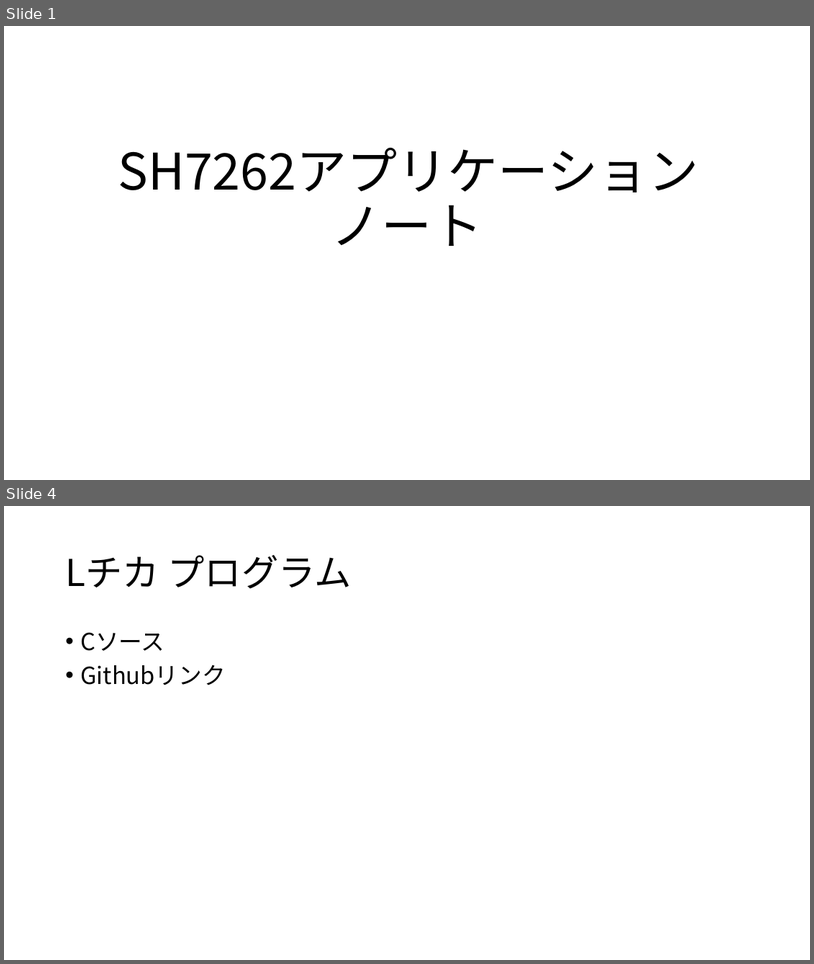
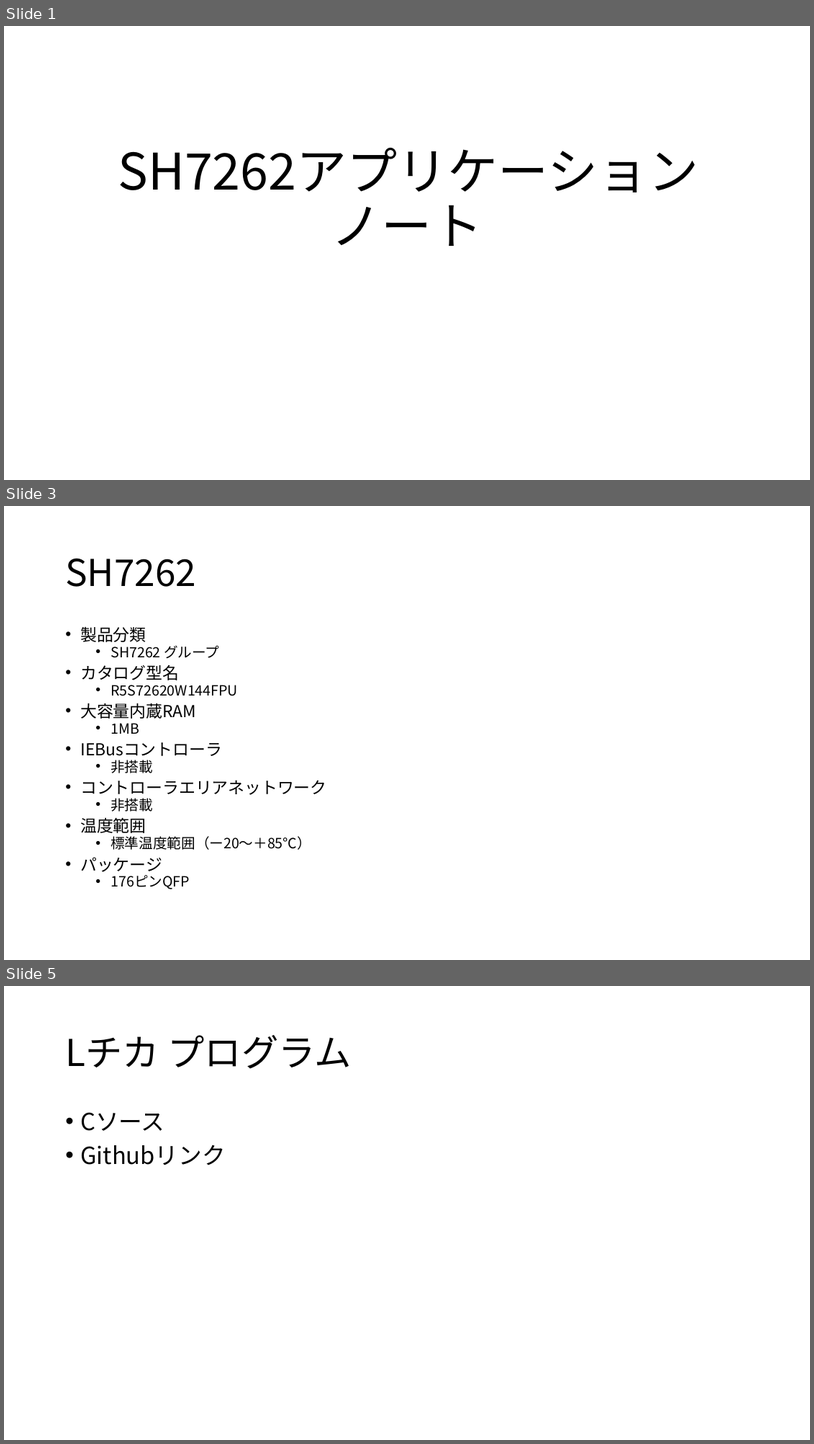
Before and after one commit to moku828/sh7262_an, a slide deck: SH7262アプリケーションノート.pptx. Shown one above the other, each under a label of ours: slides 1 and 4 before the commit, slides 1, 3 and 5 after it; the slides between them are not shown. The pictures are 814x964 and 814x1444 pixels, drawn with LibreOffice and Linux fonts; fonts in the diff are those of the drawing. Boxes give left, top, right and bottom in pixels: in the first picture for what was removed or moved away, otherwise in the second. Text is boxed around its words. In the diff, an @@ line names an element or a change of style, - is before the commit and + after.

```diff
--- a/SH7262アプリケーションノート.pptx
+++ b/SH7262アプリケーションノート.pptx
@@ slide 3 added at (4, 506, 810, 960), background #FFFFFF @@
@@ title added at (65, 558, 196, 587), 44 pt, text #000000 @@
+SH7262
@@ text added at (80, 627, 327, 889), 16.8 pt, text #000000 @@
+• 製品分類
+  • SH7262 グループ
+• カタログ型名
+  • R5S72620W144FPU
+• 大容量内蔵RAM
+  • 1MB
+• IEBusコントローラ
+  • 非搭載
+• コントローラエリアネットワーク
+  • 非搭載
+• 温度範囲
+  • 標準温度範囲（ー20～＋85℃）
+• パッケージ
+  • 176ピンQFP
@@ what was slide 4 is now slide 5 @@
```
Also in this commit, not shown: 2 slides changed, 13 other slides added.
